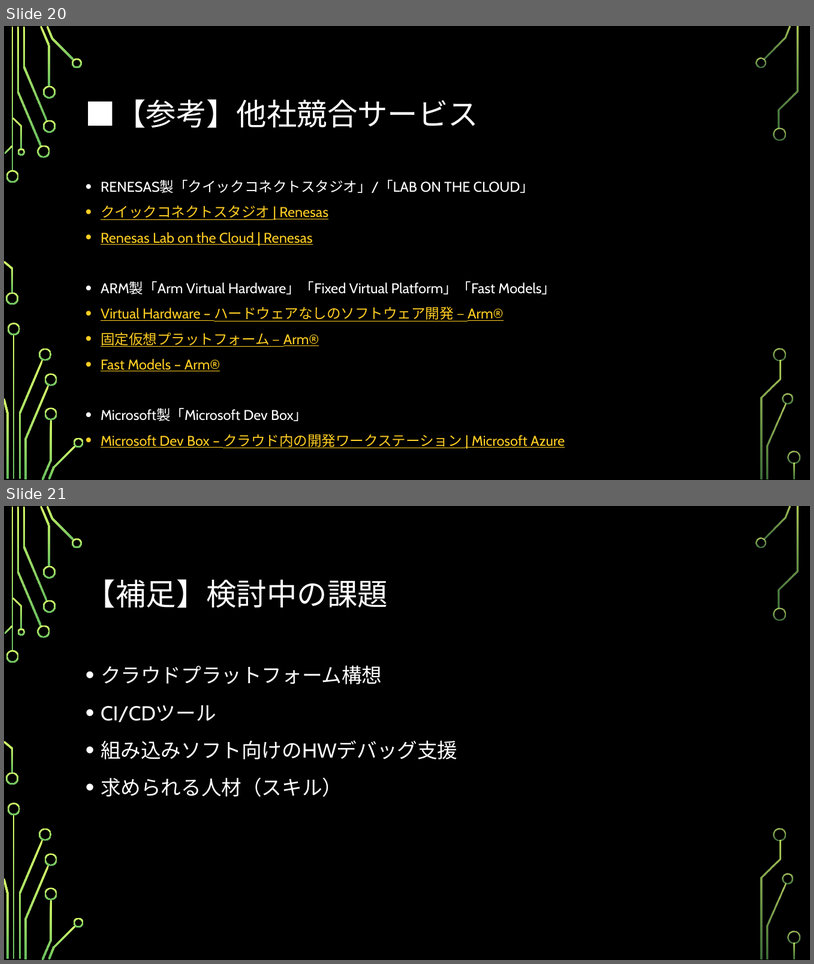
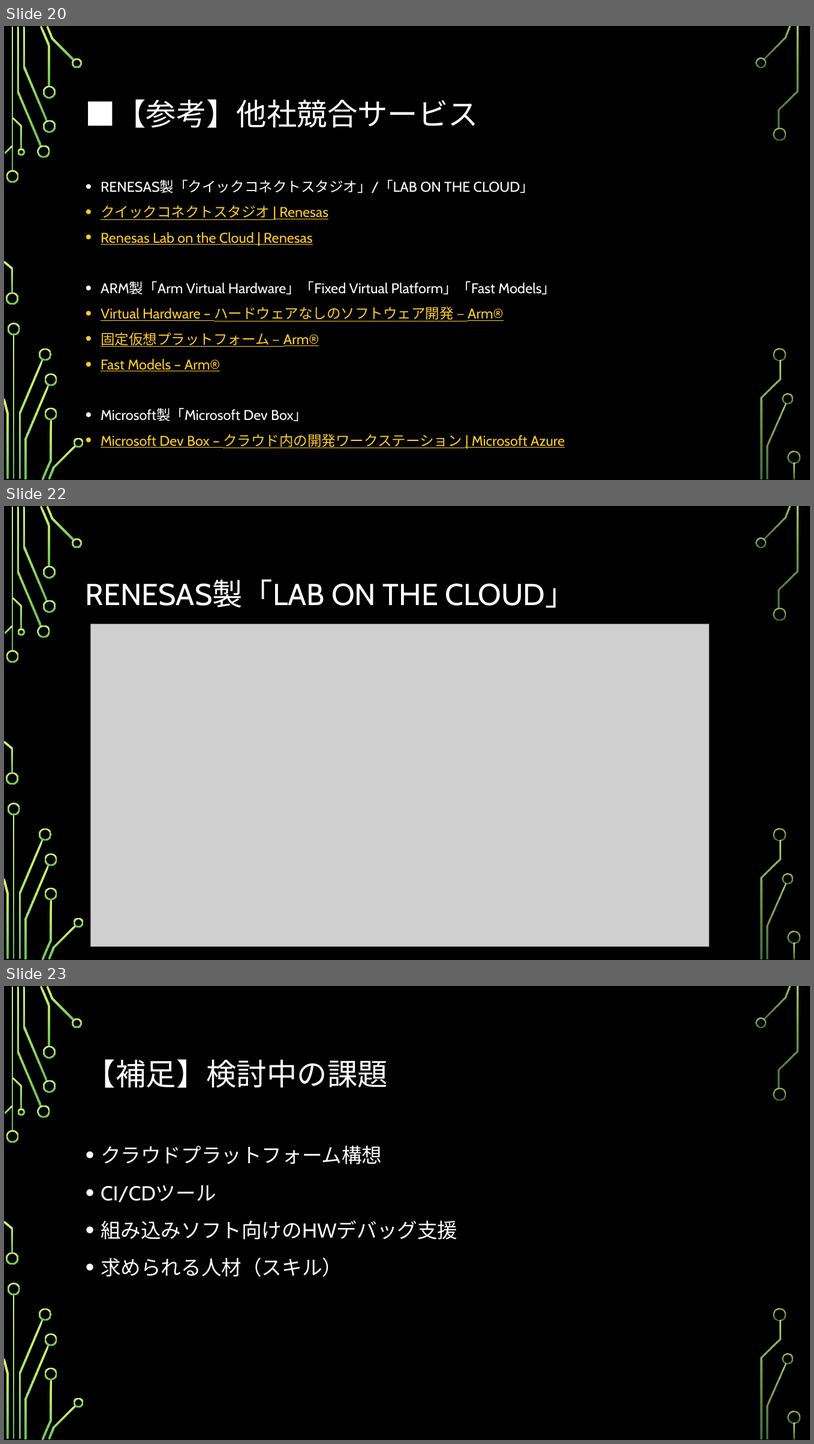
Before and after one commit to SITH-YN/PythonTool, a slide deck: Temp/39期ビジネスアイディア.pptx. Shown one above the other, each under a label of ours: slides 20 and 21 before the commit, slides 20, 22 and 23 after it; the slides between them are not shown. The pictures are 814x964 and 814x1444 pixels, drawn with LibreOffice and Linux fonts; fonts in the diff are those of the drawing; grey boxes stand for pictures; background and template pictures are left out. Boxes give left, top, right and bottom in pixels: in the first picture for what was removed or moved away, otherwise in the second. Text is boxed around its words. In the diff, an @@ line names an element or a change of style, - is before the commit and + after.

```diff
--- a/Temp/39期ビジネスアイディア.pptx
+++ b/Temp/39期ビジネスアイディア.pptx
@@ slide 22 added at [4, 506, 810, 960], background picture (left out); not listed: 36 template elements that a slide beside it also shows @@
@@ title added at [86, 580, 575, 608], 36 pt, text #FFFFFF @@
+RENESAS製「LAB ON THE CLOUD」
@@ picture added at [90, 624, 710, 946] @@
@@ what was slide 21 is now slide 23 @@
```
Also in this commit, not shown: 2 slides changed, 1 other slide added.
